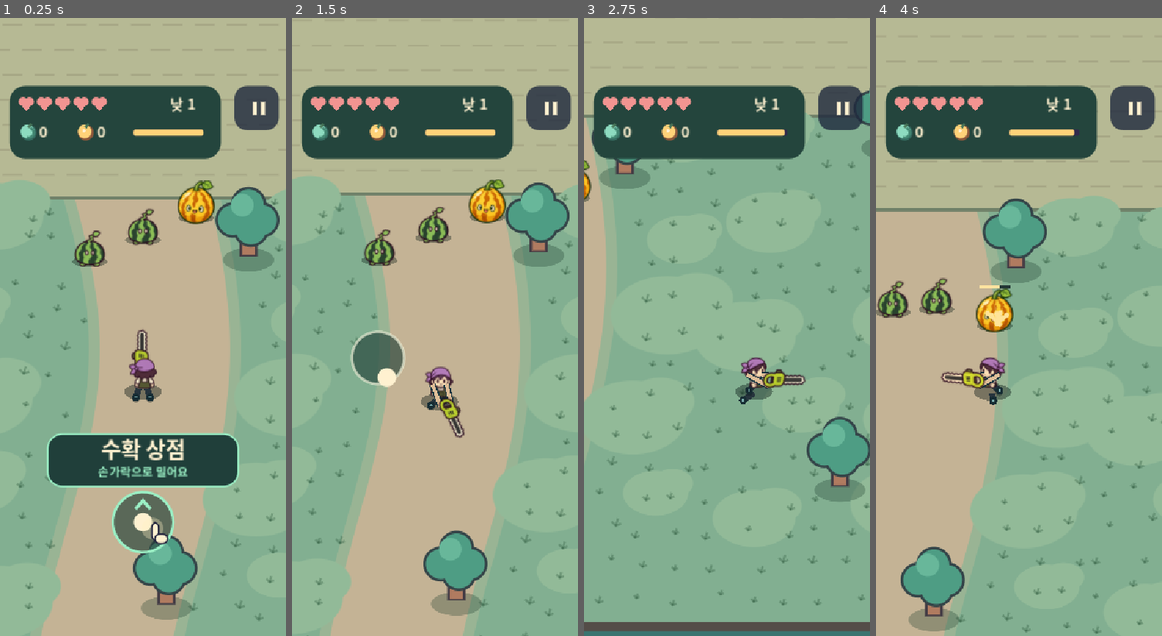
Above: before the commit, frames 1-4 (left to right).
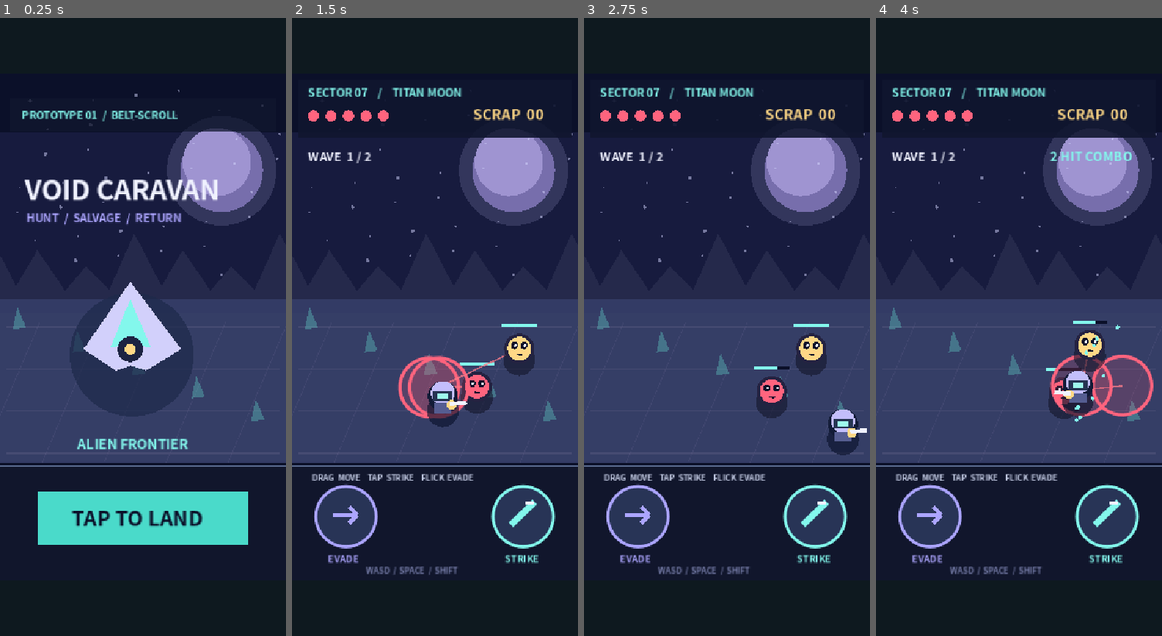
Above: after the commit, the same moments.

Repository: syjkim0125/harvest-deck
Game: Godot game, scene res://sf_combat.tscn
The game is run twice, just before and just after one commit, with the same random seed, the same clock (stepped at 60 frames per second) and the same inputs. Before the commit the project starts from res://mobile.tscn.
Inputs (mouse positions are in pixels of both pictures, inside the frame that each line leads up to):
- Up to frame 1 (0.25 s): no input
- Up to frame 2 (1.5 s): tap Enter at 0.5, 0.6 s; move the mouse to (497, 296) at 0.52 s; hold D (right, bound only before the commit) 0.53-1.25 s; click (497, 296) at 0.67 s; tap Space at 0.77, 1.07 s; tap J at 0.8 s; drag from (377, 357) to (420, 450) at 1.27 s
- Up to frame 3 (2.75 s): move the mouse to (755, 191) at 2.02 s; hold D (right, bound only before the commit) from 2.03 s (still down); tap Shift at 2.1 s; click (755, 191) at 2.17 s; tap K at 2.3 s
- Up to frame 4 (4 s): release D (right, bound only before the commit) at 2.75 s; drag from (1004, 450) to (933, 234) at 2.77 s; move the mouse to (1104, 419) at 3.52 s; hold A (left, bound only before the commit) from 3.53 s (still down); tap R at 3.6 s; click (1104, 419) at 3.67 s; tap Space at 3.77 s; tap E at 3.8 s

The runs differ from the first frame. In frame 1, 100% of the frame differs, in the area x 0-100%, y 0-100%; in frame 2, 100%; in frame 3, 100%; in frame 4, 100%.

Commit message:
feat(sf): playable touch combat prototype with preserved fruit game
* feat(sf): add touch-based alien belt-scroll combat with telegraphs and salvage

* feat(sf): add standalone combat scene

* test(sf): verify combat hit dodge and salvage loop

* feat(sf): launch standalone alien-combat prototype

* ci: validate new SF combat before Pages deployment

* fix(sf): use typed particle vectors in Godot

* docs: explain playable SF prototype and preserve old fruit game branch

* ci: validate PR changes before auto-deploying main

* ci(sf): gate Pages on SF combat smoke and export; keep legacy suites available

* fix(sf): implement canvas font drawing helper

Diff:
--- a/project.godot
+++ b/project.godot
@@ -14,8 +14,8 @@
 
 [application]
 
-config/name="Harvest Deck"
-run/main_scene="res://mobile.tscn"
+config/name="Void Caravan - SF Combat Prototype"
+run/main_scene="res://sf_combat.tscn"
 config/features=PackedStringArray("4.6", "GL Compatibility")
 
 [display]
--- /dev/null
+++ b/scripts/sf_belt_scroll.gd
@@ -0,0 +1,446 @@
+extends Node2D
+## SF pivot: playable, portrait-first belt-scroll combat experiment A.
+## The old fruit game remains in legacy/harvest-deck-v0.8.11.
+const FONT = preload("res://assets/market-sans.otf")
+const SIZE := Vector2(360, 640)
+const FIELD := Rect2(22, 282, 316, 208)
+const INK := Color("#0b1029")
+const CLOUD := Color("#171b3e")
+const LILAC := Color("#aca5ff")
+const ICE := Color("#83f7ec")
+const GOLD := Color("#ffd886")
+const CORAL := Color("#ff647e")
+const WHITE := Color("#f0f2ff")
+const STRIKE_POS := Vector2(291, 559)
+const DODGE_POS := Vector2(68, 559)
+
+enum Mode { INTRO, COMBAT, CLEAR, DEFEAT }
+var mode := Mode.INTRO
+var hero := Vector2(90, 396)
+var facing := 1
+var health := 5
+var scraps := 0
+var combo := 0
+var wave := 1
+var elapsed := 0.0
+var attack_cd := 0.0
+var attack_fx := 0.0
+var invulnerable := 0.0
+var dodge_fx := 0.0
+var hit_fx := 0.0
+var shake := 0.0
+var next_wave := -1.0
+var enemies: Array[Dictionary] = []
+var particles: Array[Dictionary] = []
+var touch_id := -1
+var touch_start := Vector2.ZERO
+var touch_age := 0.0
+var move_axis := Vector2.ZERO
+var layout_scale := 1.0
+var layout_origin := Vector2.ZERO
+var random := RandomNumberGenerator.new()
+
+func _ready() -> void:
+	random.seed = 20261125
+	get_viewport().size_changed.connect(resize)
+	resize()
+
+func resize() -> void:
+	var screen := get_viewport_rect().size
+	layout_scale = minf(screen.x / SIZE.x, screen.y / SIZE.y)
+	layout_origin = (screen - SIZE * layout_scale) / 2.0
+	queue_redraw()
+
+func screen_to_game(point: Vector2) -> Vector2:
+	return (point - layout_origin) / maxf(layout_scale, 0.001)
+
+func start_run() -> void:
+	mode = Mode.COMBAT
+	hero = Vector2(90, 396)
+	facing = 1
+	health = 5
+	scraps = 0
+	combo = 0
+	wave = 1
+	elapsed = 0.0
+	attack_cd = 0.0
+	invulnerable = 0.0
+	attack_fx = 0.0
+	hit_fx = 0.0
+	dodge_fx = 0.0
+	next_wave = -1.0
+	touch_id = -1
+	move_axis = Vector2.ZERO
+	particles.clear()
+	spawn_wave()
+
+func spawn_wave() -> void:
+	enemies.clear()
+	next_wave = -1.0
+	if wave == 1:
+		enemies.append(make_enemy(0, Vector2(264, 395), 3))
+		enemies.append(make_enemy(1, Vector2(304, 342), 3))
+	else:
+		enemies.append(make_enemy(2, Vector2(279, 386), 8))
+
+func make_enemy(kind: int, position: Vector2, hp: int) -> Dictionary:
+	return {
+		"kind": kind,
+		"pos": position,
+		"hp": hp,
+		"max_hp": hp,
+		"cooldown": 0.65 + float(kind) * 0.25,
+		"telegraph": 0.0,
+		"target": position,
+		"flash": 0.0,
+		"stagger": 0.0
+	}
+
+func _process(delta: float) -> void:
+	var dt := minf(delta, 0.05)
+	elapsed += dt
+	attack_cd = maxf(attack_cd - dt, 0.0)
+	attack_fx = maxf(attack_fx - dt, 0.0)
+	hit_fx = maxf(hit_fx - dt, 0.0)
+	dodge_fx = maxf(dodge_fx - dt, 0.0)
+	invulnerable = maxf(invulnerable - dt, 0.0)
+	shake = maxf(shake - dt * 25.0, 0.0)
+	if touch_id >= 0 or touch_id == -2:
+		touch_age += dt
+	for i in range(particles.size() - 1, -1, -1):
+		var p := particles[i]
+		p["life"] = float(p["life"]) - dt
+		var pos: Vector2 = p["pos"]
+		var velocity: Vector2 = p["vel"]
+		p["pos"] = pos + velocity * dt
+		if float(p["life"]) <= 0.0:
+			particles.remove_at(i)
+	if mode == Mode.COMBAT:
+		var motion := move_axis
+		if touch_id == -1:
+			motion = Vector2(
+				float(Input.is_key_pressed(KEY_D) or Input.is_key_pressed(KEY_RIGHT)) - float(Input.is_key_pressed(KEY_A) or Input.is_key_pressed(KEY_LEFT)),
+				float(Input.is_key_pressed(KEY_S) or Input.is_key_pressed(KEY_DOWN)) - float(Input.is_key_pressed(KEY_W) or Input.is_key_pressed(KEY_UP))
+			)
+		if motion.length_squared() > 0.001:
+			move_hero(motion.normalized() * 146.0 * dt)
+		advance_enemies(dt)
+		if next_wave >= 0.0:
+			next_wave -= dt
+			if next_wave < 0.0:
+				if wave == 1:
+					wave = 2
+					spawn_wave()
+				else:
+					mode = Mode.CLEAR
+	queue_redraw()
+
+func move_hero(offset: Vector2) -> void:
+	hero += offset
+	hero.x = clampf(hero.x, FIELD.position.x + 12.0, FIELD.end.x - 12.0)
+	hero.y = clampf(hero.y, FIELD.position.y + 30.0, FIELD.end.y - 22.0)
+	if absf(offset.x) > 0.05:
+		facing = 1 if offset.x > 0.0 else -1
+
+func advance_enemies(dt: float) -> void:
+	for e in enemies:
+		e["flash"] = maxf(float(e["flash"]) - dt, 0.0)
+		e["stagger"] = maxf(float(e["stagger"]) - dt, 0.0)
+		if float(e["stagger"]) > 0.0:
+			continue
+		if float(e["telegraph"]) > 0.0:
+			e["telegraph"] = float(e["telegraph"]) - dt
+			if float(e["telegraph"]) <= 0.0:
+				enemy_attack(e)
+			continue
+		e["cooldown"] = maxf(float(e["cooldown"]) - dt, 0.0)
+		var pos: Vector2 = e["pos"]
+		var toward := hero - pos
+		var reach := 62.0 if int(e["kind"]) != 1 else 139.0
+		if toward.length() > reach:
+			var speed := 48.0 if int(e["kind"]) == 0 else 34.0
+			if int(e["kind"]) == 2:
+				speed = 39.0
+			pos += toward.normalized() * speed * dt
+			pos.x = clampf(pos.x, FIELD.position.x + 12.0, FIELD.end.x - 12.0)
+			pos.y = clampf(pos.y, FIELD.position.y + 30.0, FIELD.end.y - 22.0)
+			e["pos"] = pos
+		elif float(e["cooldown"]) <= 0.0:
+			# The warning locks a location. Moving/dodging out avoids damage.
+			e["target"] = hero
+			e["telegraph"] = 0.90 if int(e["kind"]) == 2 else 0.72
+			e["cooldown"] = 1.35 if int(e["kind"]) == 0 else 1.65
+
+func enemy_attack(e: Dictionary) -> void:
+	var target: Vector2 = e["target"]
+	burst(target, CORAL, 7)
+	if hero.distance_to(target) < (52.0 if int(e["kind"]) == 2 else 42.0):
+		if invulnerable <= 0.0:
+			health -= 2 if int(e["kind"]) == 2 else 1
+			invulnerable = 0.65
+			hit_fx = 0.28
+			shake = 4.0
+			combo = 0
+			if health <= 0:
+				health = 0
+				mode = Mode.DEFEAT
+
+func strike() -> void:
+	if mode != Mode.COMBAT or attack_cd > 0.0 or next_wave >= 0.0:
+		return
+	attack_cd = 0.34
+	attack_fx = 0.16
+	var landed := 0
+	for i in range(enemies.size() - 1, -1, -1):
+		var e := enemies[i]
+		var pos: Vector2 = e["pos"]
+		var direction := pos - hero
+		if absf(direction.x) <= 89.0 and absf(direction.y) <= 47.0 and direction.x * float(facing) >= -9.0:
+			landed += 1
+			e["hp"] = int(e["hp"]) - 1
+			e["flash"] = 0.16
+			e["stagger"] = 0.16
+			e["pos"] = pos + Vector2(float(facing) * 17.0, -5.0)
+			burst(pos, ICE, 7)
+			shake = 3.0
+			if int(e["hp"]) <= 0:
+				scraps += 3 if int(e["kind"]) == 2 else 1
+				burst(pos, GOLD, 14)
+				enemies.remove_at(i)
+	combo = mini(combo + 1, 9) if landed > 0 else 0
+	if enemies.is_empty() and next_wave < 0.0:
+		next_wave = 0.86
+
+func dodge(direction: Vector2) -> void:
+	if mode != Mode.COMBAT or dodge_fx > 0.0:
+		return
+	var axis := direction.normalized()
+	if axis.length_squared() < 0.1:
+		axis = Vector2(float(facing), 0.0)
+	move_hero(axis * 75.0)
+	invulnerable = maxf(invulnerable, 0.32)
+	dodge_fx = 0.50
+	burst(hero, LILAC, 10)
+
+func burst(where: Vector2, color: Color, count: int) -> void:
+	for i in range(count):
+		var angle := random.randf_range(-PI, PI)
+		var speed := random.randf_range(48.0, 146.0)
+		particles.append({
+			"pos": where,
+			"vel": Vector2(cos(angle), sin(angle)) * speed,
+			"life": random.randf_range(0.15, 0.38),
+			"color": color
+		})
+
+func _input(event: InputEvent) -> void:
+	if event is InputEventScreenTouch:
+		var point := screen_to_game(event.position)
+		if event.pressed:
+			begin_touch(event.index, point)
+		else:
+			end_touch(event.index, point)
+	elif event is InputEventScreenDrag and event.index == touch_id:
+		drag_touch(screen_to_game(event.position))
+	elif event is InputEventMouseButton and event.button_index == MOUSE_BUTTON_LEFT:
+		var point := screen_to_game(event.position)
+		if event.pressed:
+			begin_touch(-2, point)
+		else:
+			end_touch(-2, point)
+	elif event is InputEventMouseMotion and touch_id == -2:
+		drag_touch(screen_to_game(event.position))
+	elif event is InputEventKey and event.pressed and not event.echo:
+		if mode != Mode.COMBAT and (event.keycode == KEY_ENTER or event.keycode == KEY_SPACE):
+			start_run()
+		elif event.keycode == KEY_SPACE or event.keycode == KEY_J:
+			strike()
+		elif event.keycode == KEY_SHIFT or event.keycode == KEY_K:
+			dodge(Vector2(float(facing), 0.0))
+
+func begin_touch(id: int, point: Vector2) -> void:
+	if mode != Mode.COMBAT:
+		start_run()
+		return
+	if point.distance_to(STRIKE_POS) < 45.0:
+		strike()
+		return
+	if point.distance_to(DODGE_POS) < 45.0:
+		dodge(Vector2(float(facing), 0.0))
+		return
+	touch_id = id
+	touch_start = point
+	touch_age = 0.0
+	move_axis = Vector2.ZERO
+
+func drag_touch(point: Vector2) -> void:
+	if touch_id == -1:
+		return
+	move_axis = ((point - touch_start) / 46.0).limit_length(1.0)
+
+func end_touch(id: int, point: Vector2) -> void:
+	if id != touch_id:
+		return
+	var direction := point - touch_start
+	if mode == Mode.COMBAT:
+		if direction.length() > 54.0 and touch_age < 0.26:
+			dodge(direction)
+		elif direction.length() < 13.0:
+			if point.x < hero.x - 24.0:
+				facing = -1
+			elif point.x > hero.x + 24.0:
+				facing = 1
+			strike()
+	touch_id = -1
+	move_axis = Vector2.ZERO
+
+func draw_text(label: String, at: Vector2, font_size: int, tint: Color) -> void:
+	draw_string(FONT, at, label, HORIZONTAL_ALIGNMENT_LEFT, -1, font_size, tint)
+
+func _draw() -> void:
+	var jitter := Vector2.ZERO
+	if shake > 0.0:
+		jitter = Vector2(random.randf_range(-shake, shake), random.randf_range(-shake, shake))
+	draw_set_transform(layout_origin + jitter * layout_scale, 0.0, Vector2.ONE * layout_scale)
+	paint_world()
+	if mode == Mode.INTRO:
+		paint_title()
+	else:
+		paint_game()
+	draw_set_transform(Vector2.ZERO, 0.0, Vector2.ONE)
+
+func paint_world() -> void:
+	draw_rect(Rect2(Vector2.ZERO, SIZE), INK)
+	draw_rect(Rect2(0, 75, 360, 215), CLOUD)
+	draw_circle(Vector2(279, 123), 69, Color("#33365c"))
+	draw_circle(Vector2(279, 123), 52, Color("#776eac"))
+	draw_circle(Vector2(273, 112), 43, Color("#9f94d1"))
+	for i in range(40):
+		var x := float((i * 73 + 31) % 346) + 7.0
+		var y := float((i * 61 + 13) % 238) + 22.0
+		draw_circle(Vector2(x, y), 1.2 if i % 5 else 2.2, Color("#d4d6fd", 0.5))
+	for i in range(7):
+		var x := float(i * 61 - 30)
+		draw_colored_polygon(PackedVector2Array([
+			Vector2(x - 22, 288), Vector2(x + 16, 202 + (i % 3) * 21),
+			Vector2(x + 61, 289)]), Color("#25294b"))
+	draw_rect(Rect2(0, 285, 360, 206), Color("#333b65"))
+	draw_rect(Rect2(0, 302, 360, 187), Color("#353e66"))
+	for i in range(4):
+		var y := 320.0 + float(i) * 53.0
+		draw_line(Vector2(8, y), Vector2(352, y), Color("#67658b", 0.34), 1.5)
+	for i in range(6):
+		var x := float(i) * 78.0 - 25.0
+		draw_line(Vector2(x, 491), Vector2(x + 75, 314), Color("#777099", 0.19), 1.0)
+	for i in range(5):
+		var p := Vector2(24 + float(i * 75), 316 + float((i * 29) % 161))
+		draw_colored_polygon(PackedVector2Array([
+			p + Vector2(-8, 7), p + Vector2(-2, -21), p + Vector2(9, 5)
+		]), Color("#6cf2df", 0.3))
+	draw_rect(Rect2(0, 495, 360, 145), Color("#11162c"))
+	draw_line(Vector2(0, 495), Vector2(360, 495), Color("#58688d"), 2.0)
+
+func paint_title() -> void:
+	draw_rect(Rect2(12, 31, 336, 42), Color("#11172e", 0.75))
+	draw_text("PROTOTYPE 01  /  BELT-SCROLL", Vector2(27, 58), 13, ICE)
+	draw_circle(Vector2(166, 355), 78, Color("#1d294a", 0.7))
+	draw_colored_polygon(PackedVector2Array([
+		Vector2(164, 263), Vector2(228, 348), Vector2(184, 375),
+		Vector2(165, 369), Vector2(146, 375), Vector2(105, 348)
+	]), Color("#d2d0fb"))
+	draw_colored_polygon(PackedVector2Array([
+		Vector2(164, 285), Vector2(190, 346), Vector2(164, 342), Vector2(139, 346)
+	]), ICE)
+	draw_circle(Vector2(164, 348), 16, Color("#1c2342"))
+	draw_circle(Vector2(164, 348), 7, GOLD)
+	draw_text("VOID CARAVAN", Vector2(31, 160), 34, WHITE)
+	draw_text("HUNT  /  SALVAGE  /  RETURN", Vector2(33, 188), 14, LILAC)
+	draw_text("ALIEN FRONTIER", Vector2(97, 474), 17, ICE)
+	draw_rect(Rect2(47, 528, 266, 67), Color("#4adaca"))
+	draw_text("TAP TO LAND", Vector2(90, 571), 26, INK)
+
+func paint_game() -> void:
+	draw_rect(Rect2(8, 9, 344, 72), Color("#10162f", 0.9))
+	draw_text("SECTOR 07    /    TITAN MOON", Vector2(20, 30), 14, ICE)
+	for i in range(5):
+		draw_circle(Vector2(27 + i * 22, 54), 7, CORAL if i < health else Color("#35334b"))
+	draw_text("SCRAP  %02d" % scraps, Vector2(228, 59), 18, GOLD)
+	draw_text("WAVE  %d / 2" % wave, Vector2(20, 111), 15, WHITE)
+	if combo > 1 and mode == Mode.COMBAT:
+		draw_text("%d HIT COMBO" % combo, Vector2(219, 111), 16, ICE)
+	for e in enemies:
+		paint_enemy(e)
+	paint_hero()
+	for p in particles:
+		draw_circle(p["pos"], 2.2 + float(p["life"]) * 4.0, p["color"])
+	if attack_fx > 0.0:
+		var attack_point := hero + Vector2(float(facing) * 45.0, -9.0)
+		draw_arc(attack_point, 47.0, -1.1 if facing == 1 else 2.0, 1.1 if facing == 1 else 4.2, 17, WHITE, 7.0, true)
+		draw_arc(attack_point, 38.0, -1.15 if facing == 1 else 2.0, 1.15 if facing == 1 else 4.3, 17, ICE, 4.0, true)
+	if mode == Mode.COMBAT:
+		draw_text("DRAG  MOVE    TAP  STRIKE    FLICK  EVADE", Vector2(25, 514), 10, Color("#c8d0e9"))
+		paint_action(DODGE_POS, LILAC, "EVADE", false)
+		paint_action(STRIKE_POS, ICE, "STRIKE", true)
+		draw_text("WASD  /  SPACE  /  SHIFT", Vector2(93, 631), 10, Color("#777eaa"))
+	elif mode == Mode.CLEAR:
+		paint_result(true)
+	elif mode == Mode.DEFEAT:
+		paint_result(false)
+
+func paint_enemy(e: Dictionary) -> void:
+	var p: Vector2 = e["pos"]
+	var kind: int = e["kind"]
+	var radius := 22.0 if kind == 2 else 15.0
+	var c := CORAL if kind != 1 else GOLD
+	if float(e["telegraph"]) > 0.0:
+		var target: Vector2 = e["target"]
+		draw_circle(target, 46.0 if kind == 2 else 37.0, Color("#ff5970", 0.17))
+		draw_arc(target, 46.0 if kind == 2 else 37.0, 0.0, TAU, 38, CORAL, 3.0, true)
+		draw_line(p, target, Color("#f87b89", 0.75), 2.0)
+	draw_circle(p + Vector2(0, 14), radius + 5.0, Color("#111327", 0.58))
+	draw_circle(p, radius + 4.0, Color("#242241"))
+	draw_circle(p, radius, WHITE if float(e["flash"]) > 0.0 else c)
+	draw_circle(p + Vector2(-6, -4), 4.5, INK)
+	draw_circle(p + Vector2(6, -4), 4.5, INK)
+	draw_circle(p + Vector2(-5, -4), 1.7, WHITE)
+	draw_circle(p + Vector2(7, -4), 1.7, WHITE)
+	draw_line(p + Vector2(-3, 7), p + Vector2(4, 8), INK, 2.0)
+	if kind == 2:
+		for a in [-2, 0, 2]:
+			draw_line(p + Vector2(float(a) * 8.0, -18), p + Vector2(float(a) * 13.0, -34), GOLD, 5.0)
+	draw_rect(Rect2(p.x - 22, p.y - radius - 16, 44, 4), INK)
+	draw_rect(Rect2(p.x - 22, p.y - radius - 16, 44.0 * float(e["hp"]) / float(e["max_hp"]), 4), ICE)
+
+func paint_hero() -> void:
+	var alpha := 0.45 if invulnerable > 0.0 and int(elapsed * 18.0) % 2 == 0 else 1.0
+	draw_circle(hero + Vector2(0, 19), 20, Color("#0b122b", 0.65))
+	draw_circle(hero + Vector2(0, 0), 19, Color("#121b37", alpha))
+	draw_circle(hero + Vector2(0, -4), 15, Color("#c3befb", alpha))
+	draw_rect(Rect2(hero.x - 11, hero.y + 9, 22, 13), Color("#555d91", alpha))
+	draw_rect(Rect2(hero.x - 12, hero.y - 6, 24, 12), Color("#263452", alpha))
+	draw_rect(Rect2(hero.x - 7, hero.y - 4, 14, 7), Color("#9ef9ec", alpha))
+	draw_circle(hero + Vector2(float(facing) * 11, 11), 6, GOLD)
+	draw_line(hero + Vector2(float(facing) * 9, 10), hero + Vector2(float(facing) * 30, 8), WHITE, 5.0)
+	if hit_fx > 0.0:
+		draw_arc(hero, 27, 0.0, TAU, 32, CORAL, 4.0)
+	if dodge_fx > 0.0:
+		draw_arc(hero, 26, 0.0, TAU, 32, LILAC, 2.0)
+
+func paint_action(p: Vector2, color: Color, title: String, attack: bool) -> void:
+	draw_circle(p, 39, Color("#283456"))
+	draw_arc(p, 38, 0.0, TAU, 45, color, 2.5, true)
+	if attack:
+		draw_line(p + Vector2(-15, 10), p + Vector2(14, -18), color, 7.0, true)
+		draw_line(p + Vector2(3, -17), p + Vector2(14, -18), WHITE, 4.0)
+	else:
+		draw_line(p + Vector2(-16, -2), p + Vector2(13, -2), color, 6.0)
+		draw_line(p + Vector2(4, -12), p + Vector2(14, -2), color, 5.0)
+		draw_line(p + Vector2(4, 8), p + Vector2(14, -2), color, 5.0)
+	draw_text(title, p + Vector2(-23, 58), 12, color)
+
+func paint_result(won: bool) -> void:
+	draw_rect(Rect2(14, 304, 332, 176), Color("#11172f", 0.94))
+	draw_text("SALVAGE SECURED" if won else "SIGNAL LOST", Vector2(31, 352), 26, ICE if won else CORAL)
+	draw_text("SCRAP RECOVERED   %d" % scraps, Vector2(41, 392), 17, GOLD)
+	draw_text("TAP TO REDEPLOY", Vector2(57, 453), 23, WHITE)
+	draw_text("SHIP WORKSHOP: NEXT MILESTONE", Vector2(47, 563), 13, LILAC)
--- /dev/null
+++ b/sf_combat.tscn
@@ -0,0 +1,6 @@
+[gd_scene load_steps=2 format=3]
+
+[ext_resource type="Script" path="res://scripts/sf_belt_scroll.gd" id="1"]
+
+[node name="SFCombatPrototype" type="Node2D"]
+script = ExtResource("1")
--- /dev/null
+++ b/tests/sf_combat.gd
@@ -0,0 +1,51 @@
+extends SceneTree
+const SF = preload("res://scripts/sf_belt_scroll.gd")
+var checks := 0
+var errors := 0
+
+func _initialize() -> void:
+	call_deferred("verify")
+
+func verify() -> void:
+	var game = SF.new()
+	root.add_child(game)
+	game.set_process(false)
+	test(game.mode == 0, "starts with a landing screen")
+	game.start_run()
+	test(game.mode == 1 and game.wave == 1 and game.enemies.size() == 2, "first wave has two alien types")
+	test(game.health == 5 and game.scraps == 0, "health and salvage start clean")
+	game.hero = game.enemies[0]["pos"] - Vector2(58, 0)
+	game.facing = 1
+	game.attack_cd = 0.0
+	game.strike()
+	test(int(game.enemies[0]["hp"]) == 2, "close-range facing attack damages the crawler")
+	test(game.combo == 1 and game.attack_cd > 0.0, "confirmed strike has combo and cooldown")
+	game.attack_cd = 0.0
+	game.enemies[0]["hp"] = 1
+	game.strike()
+	test(game.enemies.size() == 1 and game.scraps == 1, "defeated alien awards salvage once")
+	game.enemies[0]["target"] = game.hero
+	game.enemies[0]["telegraph"] = 0.02
+	var old_health: int = game.health
+	var old_pos: Vector2 = game.hero
+	game.dodge(Vector2.LEFT)
+	test(game.hero.x < old_pos.x and game.invulnerable > 0.0, "evade moves the player and grants brief invulnerability")
+	game.advance_enemies(0.03)
+	test(game.health == old_health, "evading a locked warning prevents the hit")
+	game.invulnerable = 0.0
+	game.enemies[0]["target"] = game.hero
+	game.enemy_attack(game.enemies[0])
+	test(game.health == old_health - 1, "failed escape receives predictable telegraphed damage")
+	game.start_run()
+	test(game.scraps == 0 and game.enemies.size() == 2 and game.mode == 1, "restarting clears combat state")
+	game.queue_free()
+	await process_frame
+	print("SF COMBAT: %d checks / %d failures" % [checks, errors])
+	quit(1 if errors else 0)
+
+func test(ok: bool, message: String) -> void:
+	checks += 1
+	if not ok:
+		errors += 1
+		push_error(message)
+	print("PASS " if ok else "FAIL ", message)
